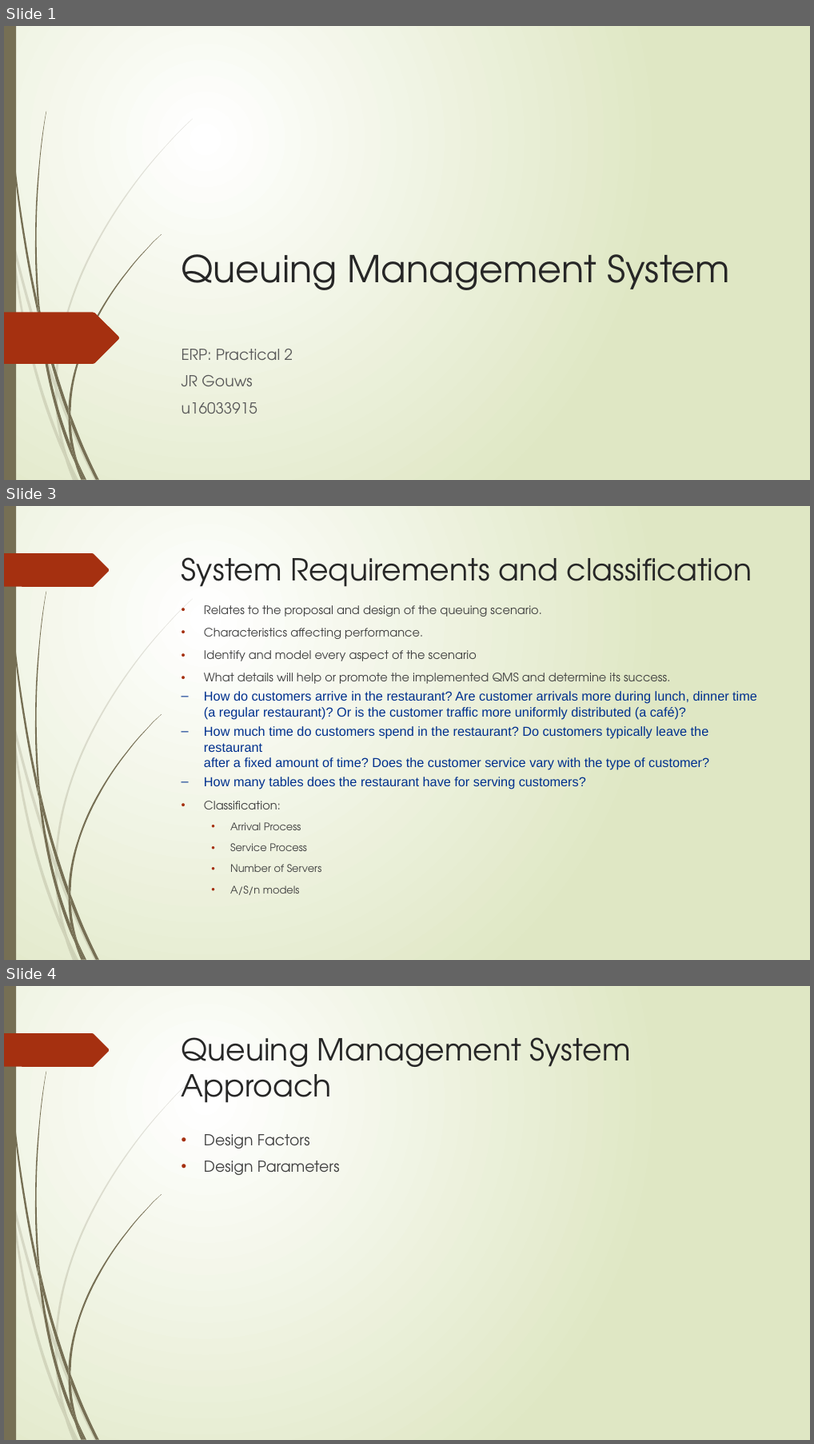
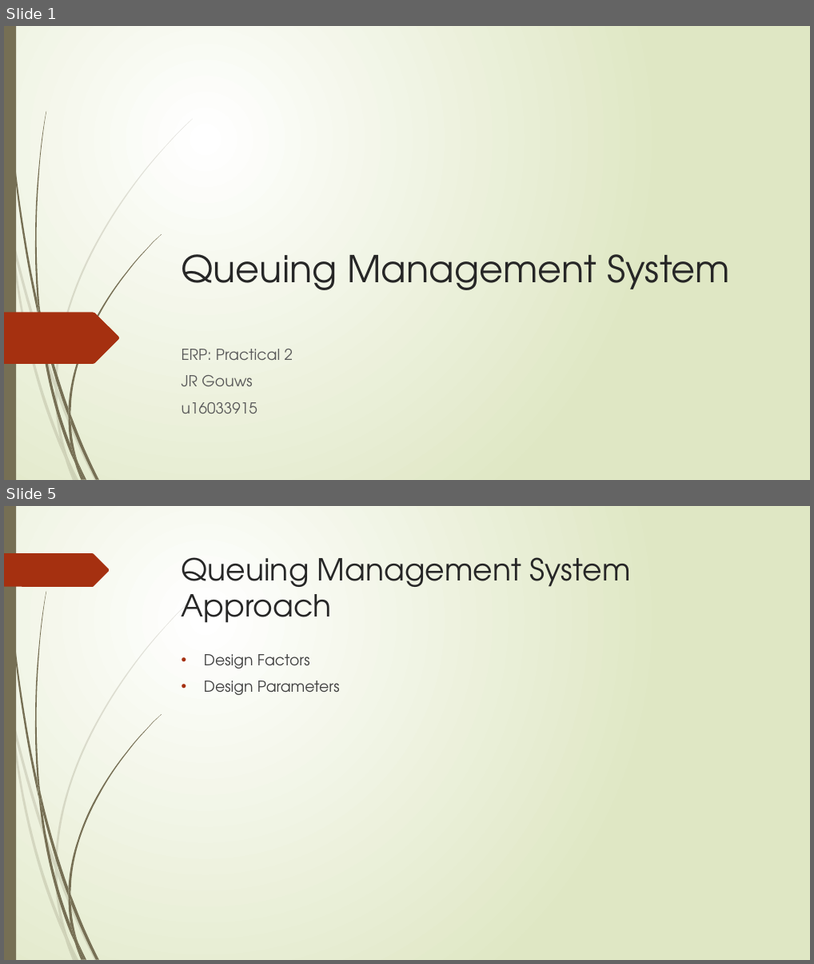
Before and after one commit to jrgouws/Research-Project, a slide deck: Prac2/Part 2/Presentation.pptx. Shown one above the other, each under a label of ours: slides 1, 3 and 4 before the commit, slides 1 and 5 after it; the slides between them are not shown. The pictures are 814x1444 and 814x964 pixels, drawn with LibreOffice and Linux fonts; fonts in the diff are those of the drawing. Boxes give left, top, right and bottom in pixels: in the first picture for what was removed or moved away, otherwise in the second. Text is boxed around its words. In the diff, an @@ line names an element or a change of style, - is before the commit and + after.

```diff
--- a/Prac2/Part 2/Presentation.pptx
+++ b/Prac2/Part 2/Presentation.pptx
@@ slide 3 removed at [4, 506, 810, 960], background gradient #FFFFFF to #DFE8C4; not listed: 24 template elements that a slide beside it also shows @@
@@ title removed at [182, 557, 753, 587] @@
-System Requirements and classification
@@ text removed at [204, 605, 758, 895] @@
-• Relates to the proposal and design of the queuing scenario.
-• Characteristics affecting performance.
-• Identify and model every aspect of the scenario
-• What details will help or promote the implemented QMS and determine its success.
-– How do customers arrive in the restaurant? Are customer arrivals more during lunch, dinner time
-  (a regular restaurant)? Or is the customer traffic more uniformly distributed (a café)?
-– How much time do customers spend in the restaurant? Do customers typically leave the restaurant
-  after a fixed amount of time? Does the customer service vary with the type of customer?
-– How many tables does the restaurant have for serving customers?
-• Classification:
-  • Arrival Process
-  • Service Process
-  • Number of Servers
-  • A/S/n models
@@ what was slide 4 is now slide 5 @@
```
Also in this commit, not shown: 3 slides changed, 5 slides added, 2 other slides removed, 3 other files.
